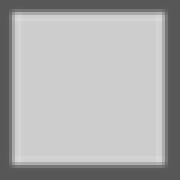
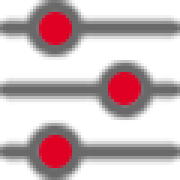
Layered file, before and after one edit (180×180). Changes by layer:
added group "filtersIcon" with 4 layers above "checkbox" over [left=0, top=0, right=180, bottom=180]
added layer "Эллипс 3" in group "filtersIcon" over [left=39, top=135, right=72, bottom=168]
added layer "Эллипс 2" in group "filtersIcon" over [left=108, top=72, right=141, bottom=105]
added layer "Эллипс 1" in group "filtersIcon" over [left=39, top=12, right=72, bottom=45]
added layer "settings-sliders" in group "filtersIcon" over [left=0, top=0, right=180, bottom=180]
hid group "checkbox" (3 layers) over [left=0, top=0, right=180, bottom=180]
